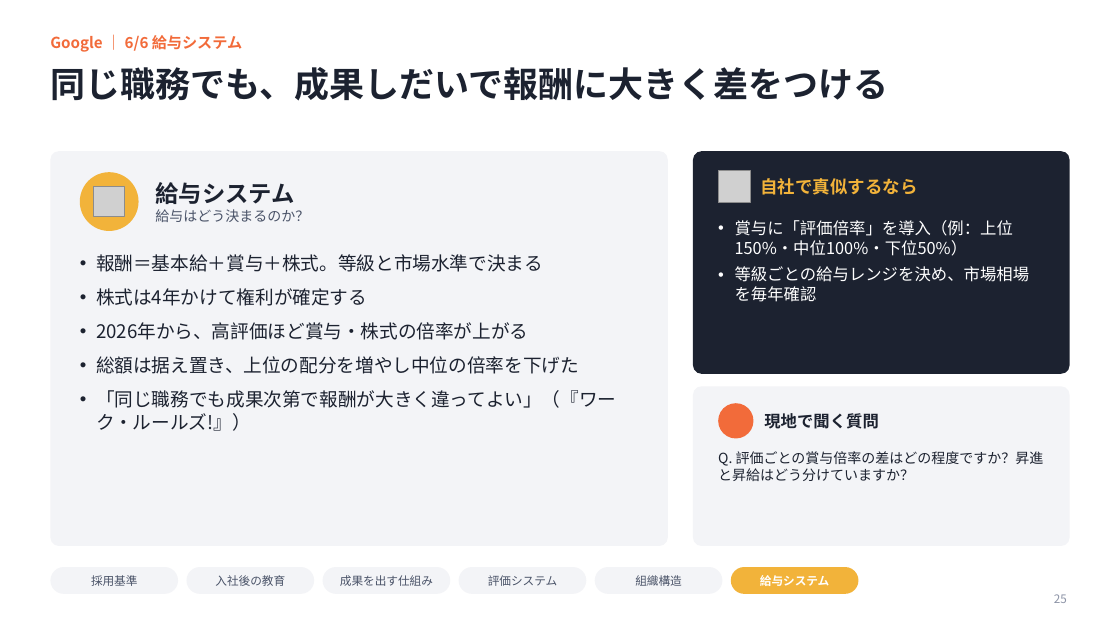
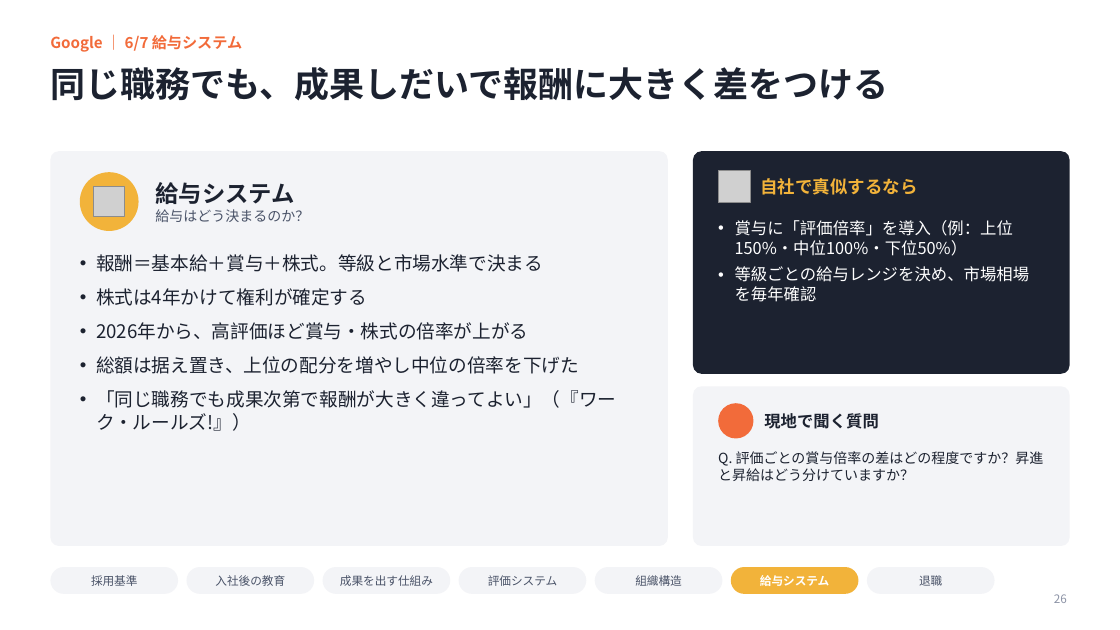
Before and after one commit to ktarpt-spec/-, a slide deck: slide 26 of シリコンバレー企業見学_まとめ_2026年10月.pptx (slide 25 before the commit). Drawn at 1120x630 pixels with LibreOffice and Linux fonts; fonts in the diff are those of the drawing; grey boxes stand for pictures; background and template pictures are left out. Boxes give left, top, right and bottom in pixels: in the first picture for what was removed or moved away, otherwise in the second. Text is boxed around its words. In the diff, an @@ line names an element or a change of style, - is before the commit and + after.

```diff
--- a/シリコンバレー企業見学_まとめ_2026年10月.pptx
+++ b/シリコンバレー企業見学_まとめ_2026年10月.pptx
@@ text at [50, 35, 242, 52]: text changed @@
-Google ｜ 6/6 給与システム
+Google ｜ 6/7 給与システム
@@ rounded rectangle added at [867, 567, 995, 594], fill #F3F4F7 @@
@@ text added at [919, 575, 942, 586], 10 pt, text #4A5368 @@
+退職
@@ page number at [1054, 594, 1067, 603]: text changed @@
-25
+26
```
Also in this commit, not shown: 17 other slides changed, 3 slides added.
